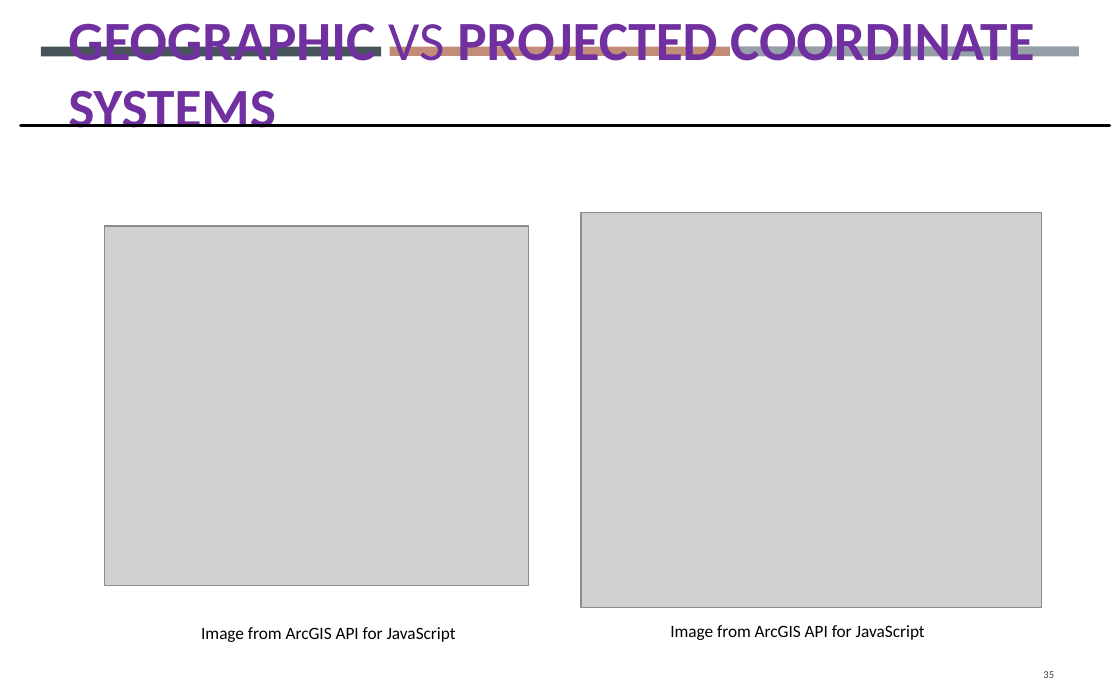
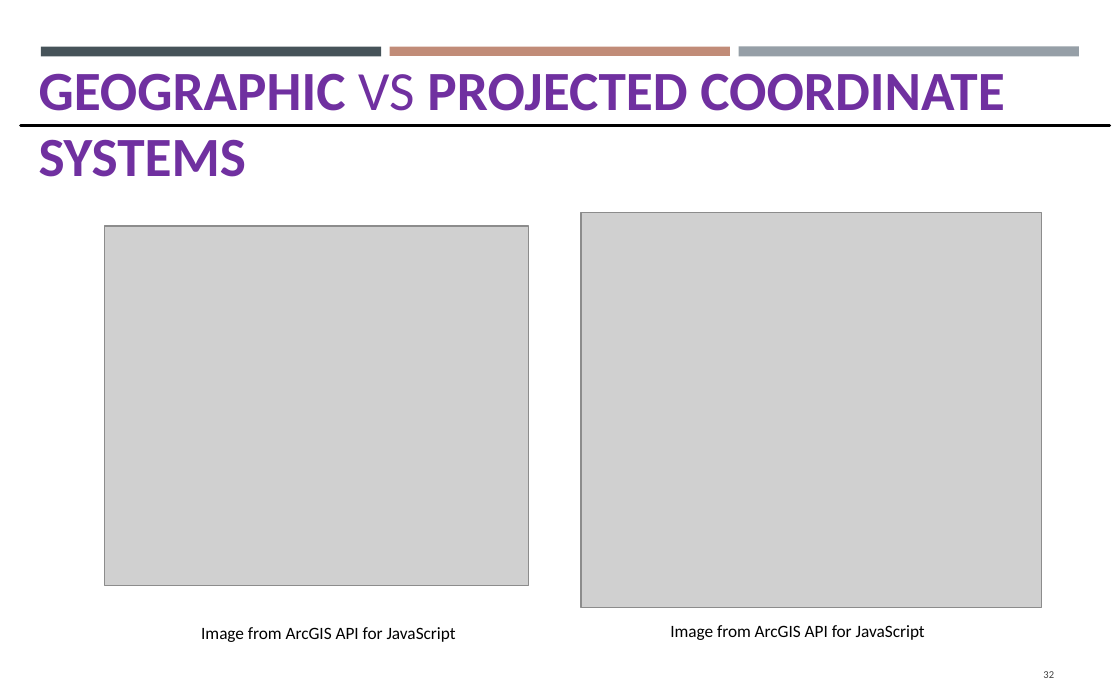
Before and after one commit to gisynw/GIS_I, a slide deck: slide 32 of docs/Lectures/Week03/Lecture02_GEOG2475_Datum.pptx (slide 35 before the commit). Drawn at 1120x700 pixels with LibreOffice and Linux fonts; fonts in the diff are those of the drawing; grey boxes stand for pictures. Boxes give left, top, right and bottom in pixels: in the first picture for what was removed or moved away, otherwise in the second. Text is boxed around its words. In the diff, an @@ line names an element or a change of style, - is before the commit and + after.

```diff
--- a/docs/Lectures/Week03/Lecture02_GEOG2475_Datum.pptx
+++ b/docs/Lectures/Week03/Lecture02_GEOG2475_Datum.pptx
@@ title "GEOGRAPHIC VS PROJECTED COORDINATE SYSTEMS": place and size @@
-title "GEOGRAPHIC VS PROJECTED COORDINATE SYSTEMS" at bbox=[68, 23, 1034, 128]
+title "GEOGRAPHIC VS PROJECTED COORDINATE SYSTEMS" at bbox=[39, 73, 1004, 177]
@@ page number at bbox=[1043, 671, 1054, 678]: text changed @@
-35
+32
```
Also in this commit, not shown: 35 other slides changed, 8 slides added, 16 slides removed, 3 other files.
